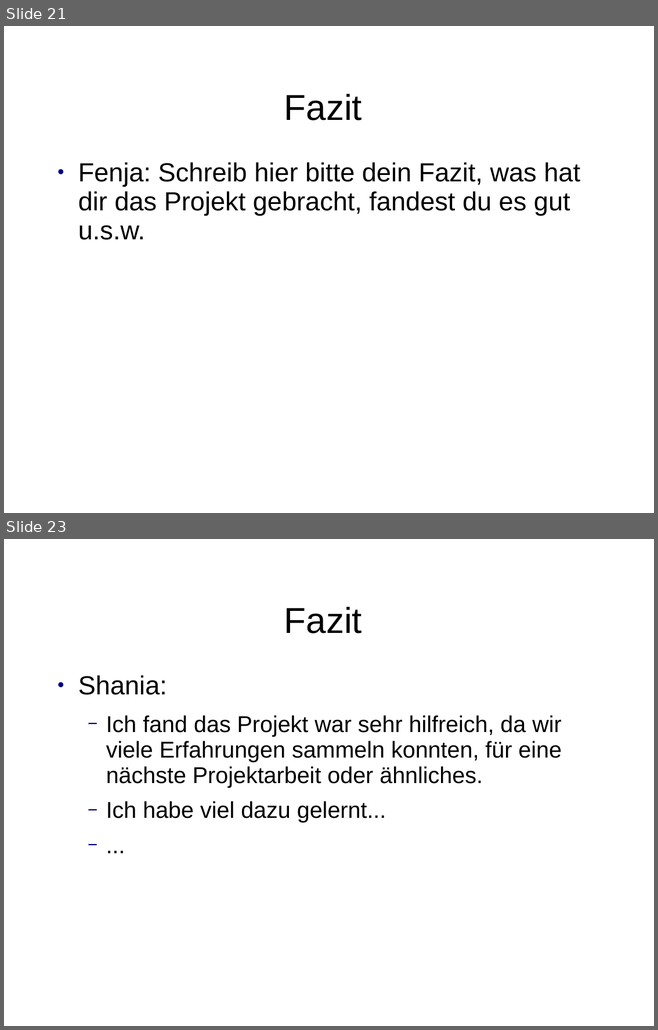
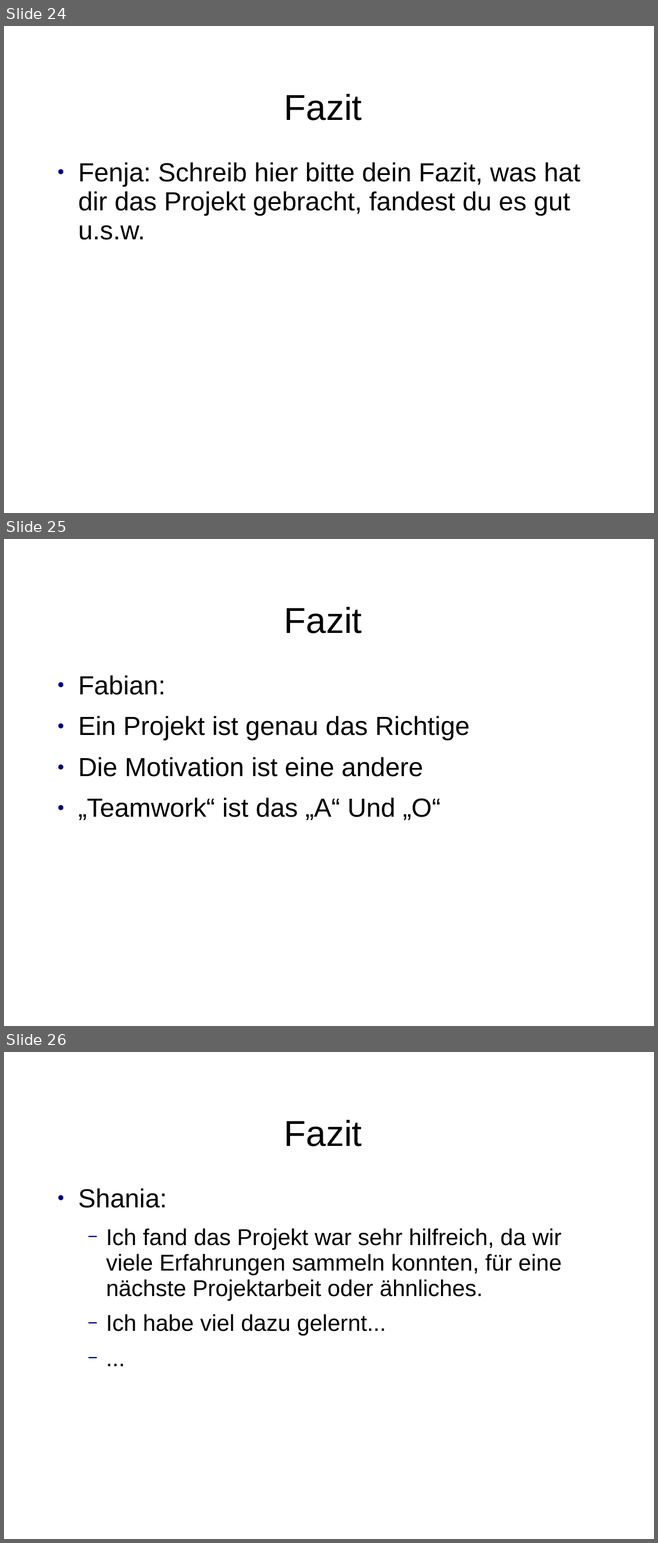
Before and after one commit to ShaniaAllhusen/Mittelstufenprojekt, a slide deck: Projekt-Präsentation.ppt. Shown one above the other, each under a label of ours: slides 21 and 23 before the commit, slides 24, 25 and 26 after it; the slides between them are not shown. The pictures are 658x1030 and 658x1543 pixels, drawn with LibreOffice and Linux fonts; fonts in the diff are those of the drawing. Boxes give left, top, right and bottom in pixels: in the first picture for what was removed or moved away, otherwise in the second. Text is boxed around its words. In the diff, an @@ line names an element or a change of style, - is before the commit and + after.

Commit message:
Aktualisierung Projekt-Präsentation

```diff
--- a/Projekt-Präsentation.ppt
+++ b/Projekt-Präsentation.ppt
@@ slide 25 added at (x1=4, y1=539, x2=654, y2=1026), background #FFFFFF @@
@@ title added at (x1=284, y1=607, x2=362, y2=634), 44 pt, text #000000 @@
+Fazit
@@ text added at (x1=78, y1=675, x2=470, y2=820), 32 pt, text #000000 @@
+● Fabian:
+● Ein Projekt ist genau das Richtige
+● Die Motivation ist eine andere
+● „Teamwork“ ist das „A“ Und „O“
@@ what was slide 21 is now slide 24 @@
@@ what was slide 23 is now slide 26 @@
```
Also in this commit, not shown: 3 slides changed, 5 other slides added, 3 slides removed.
